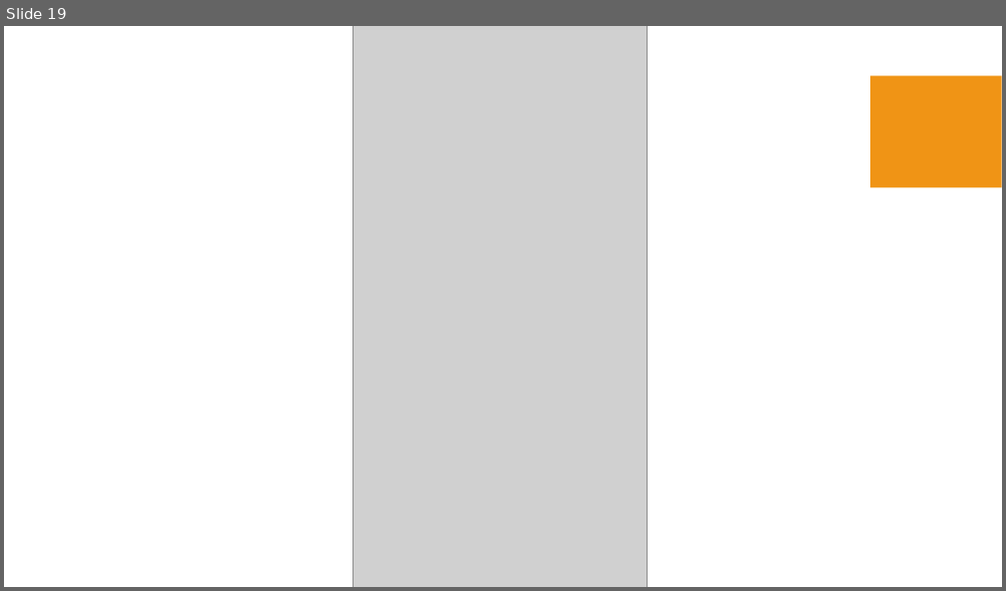
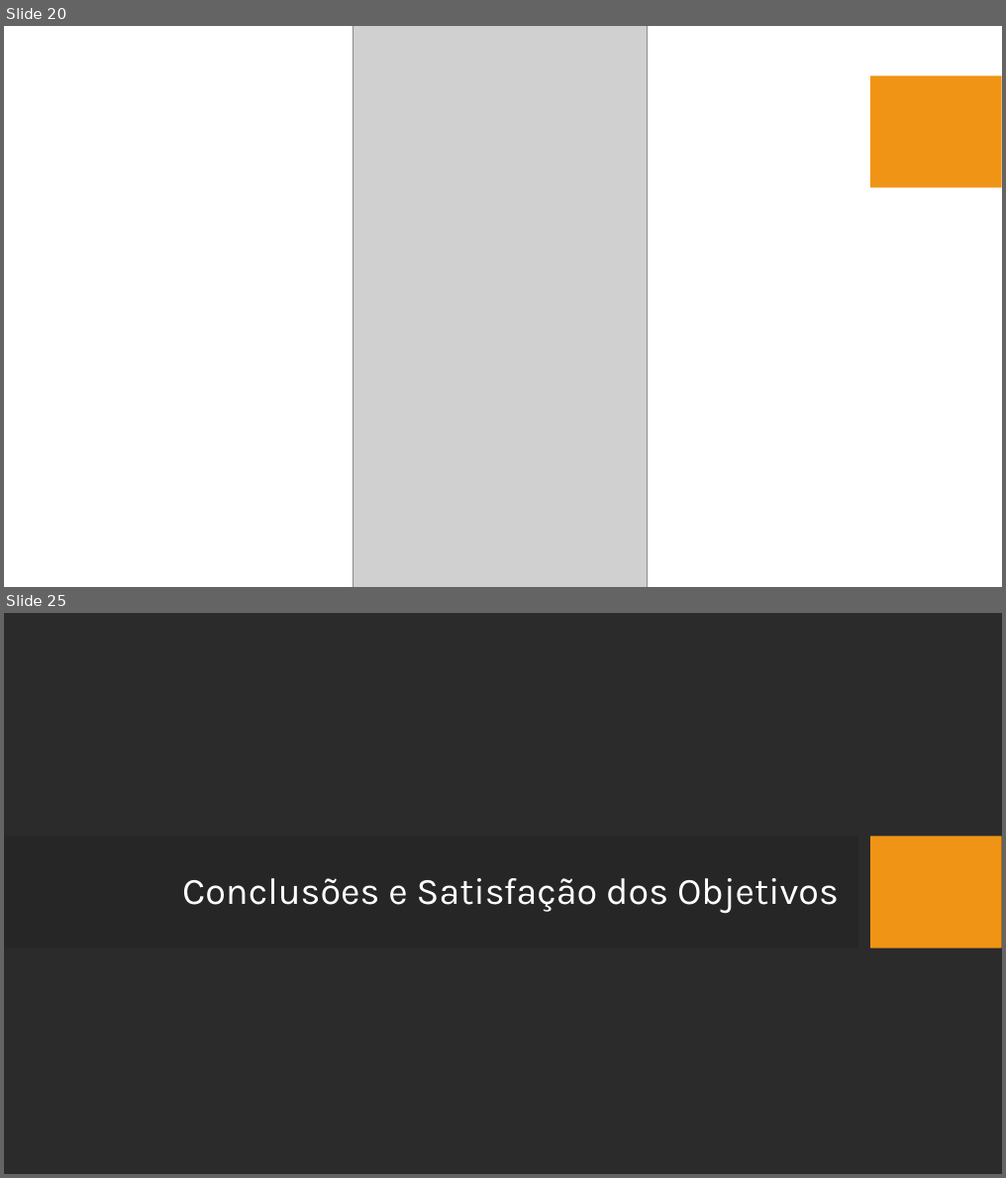
Before and after one commit to JDSBCC/Indexacao-de-Documentos-Clinicos, a slide deck: Dissertacao/4. Defesa da dissertação.pptx. Shown one above the other, each under a label of ours: slide 19 before the commit, slides 20 and 25 after it; the slides between them are not shown. The pictures are 1006x591 and 1006x1178 pixels, drawn with LibreOffice and Linux fonts; fonts in the diff are those of the drawing; grey boxes stand for pictures; background and template pictures are left out; a plain dark background stands for a picture behind light text. Boxes give left, top, right and bottom in pixels: in the first picture for what was removed or moved away, otherwise in the second. Text is boxed around its words. In the diff, an @@ line names an element or a change of style, - is before the commit and + after.

```diff
--- a/Dissertacao/4. Defesa da dissertação.pptx
+++ b/Dissertacao/4. Defesa da dissertação.pptx
@@ slide 25 added at (x1=4, y1=613, x2=1002, y2=1174), background picture (left out) @@
@@ rectangle added at (x1=4, y1=836, x2=858, y2=949), fill #262626 @@
@@ rectangle added at (x1=871, y1=836, x2=1002, y2=949), fill #F09415 @@
@@ title added at (x1=182, y1=878, x2=839, y2=914), 36 pt, text #FFFFFF @@
+Conclusões e Satisfação dos Objetivos
@@ what was slide 19 is now slide 20 @@
```
Also in this commit, not shown: 12 slides changed, 4 other slides added, 1 slide removed, 7 other files.
